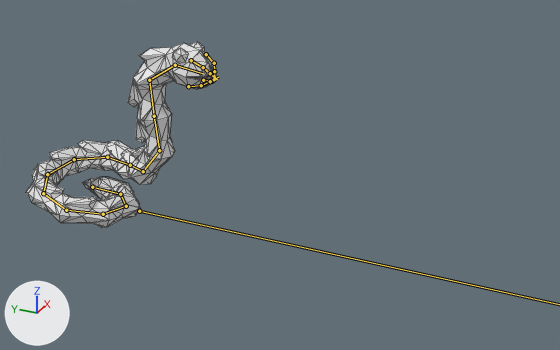
The FBX model AR-Sandbox-master/Assets/Julian/Models/worm8.fbx as it was, and as the next commit left it.
Both versions are drawn from a camera (50 mm lens) standing at (-31.7, -2.2, 20.8) and looking at (1.8, 12.9, 4.0). The axes (+X, +Y, +Z) are drawn at lower left. The lights are the same throughout. Both versions are drawn at frame 1 of the action 'Armature|End'; the numbers are the values there. The bones that bend it are drawn over the model as lines. Mesh edges are drawn as thin lines.

Names of what the first picture shows: 'Worm'.
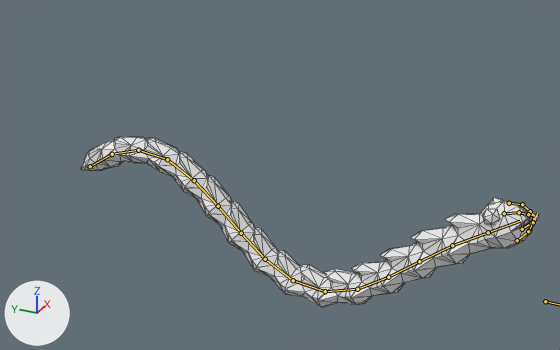
Commit message: Worm controller and animations with root motion.

What differs and where, as boxes (x1, y1, x2, y2) in the pictures (560 x 350 px):
'Worm', posed (139% wider, 9% shorter): before (26, 42, 215, 228); after (81, 137, 535, 307)
bone 'Worm', root to tip: before (92, 187) to (120, 194); after (90, 166) to (112, 154)
bone 'Worm.001', root to tip: before (120, 194) to (126, 206); after (112, 154) to (138, 150)
bone 'Worm.002', root to tip: before (126, 206) to (103, 214); after (138, 150) to (167, 159)
bone 'Worm.003', root to tip: before (103, 214) to (66, 210); after (167, 159) to (194, 180)
bone 'Worm.004', root to tip: before (66, 210) to (43, 193); after (194, 180) to (218, 206)
bone 'Worm.005', root to tip: before (43, 193) to (47, 174); after (218, 206) to (241, 233)
bone 'Worm.006', root to tip: before (47, 174) to (74, 159); after (241, 233) to (265, 259)
bone 'Worm.007', root to tip: before (74, 159) to (107, 157); after (265, 259) to (293, 280)
bone 'Worm.008', root to tip: before (107, 157) to (130, 165); after (293, 280) to (325, 291)
bone 'Worm.009', root to tip: before (130, 165) to (143, 171); after (325, 291) to (357, 289)
bone 'Worm.010', root to tip: before (143, 171) to (159, 150); after (357, 289) to (388, 277)
bone 'Worm.011', root to tip: before (159, 150) to (154, 116); after (388, 277) to (419, 261)
bone 'Worm.013', root to tip: before (149, 80) to (175, 65); after (452, 245) to (488, 232)
bone 'Head', root to tip: before (175, 65) to (202, 73); after (488, 232) to (520, 221)

The edits, one by one:
Bone 'Root' (bone_root) moves from (0.0, -25.0, -2.9) to (0.0, -2.0, -2.9).
Bone 'Worm' (bone_worm) moves from (0.9, 25.0, 2.6) to (0.9, 2.0, 1.2).
Bone 'Worm' (bone_worm) turns from (3, -1, -2) to (-33, -1, -2) degrees about its own x, y and z.
Bone 'Worm.001' (bone_worm_001) turns from (5, -2, -49) to (-16, 0, -1) degrees about its own x, y and z.
Bone 'Worm.002' (bone_worm_002) turns from (5, -2, -48) to (-24, 0, -2) degrees about its own x, y and z.
Bone 'Worm.003' (bone_worm_003) turns from (5, -2, -48) to (-20, 0, -2) degrees about its own x, y and z.
Bone 'Worm.004' (bone_worm_004) turns from (6, -2, -48) to (-10, 0, -2) degrees about its own x, y and z.
Bone 'Worm.005' (bone_worm_005) turns from (7, -4, -45) to (-3, 0, -1) degrees about its own x, y and z.
Bone 'Worm.006' (bone_worm_006) turns from (12, -5, -45) to (4, 0, 0) degrees about its own x, y and z.
Bone 'Worm.007' (bone_worm_007) turns from (3, -1, -45) to (12, 0, 0) degrees about its own x, y and z.
Bone 'Worm.008' (bone_worm_008) turns from (7, -1, -45) to (22, 0, 1) degrees about its own x, y and z.
Bone 'Worm.009' (bone_worm_009) turns from (14, -2, -19) to (23, 0, 1) degrees about its own x, y and z.
Bone 'Worm.010' (bone_worm_010) turns from (38, 0, 30) to (14, 0, 1) degrees about its own x, y and z.
Bone 'Worm.011' (bone_worm_011) turns from (45, 0, 2) to (5, 0, 1) degrees about its own x, y and z.
Bone 'Worm.013' (bone_worm_013) turns from (-64, 2, -1) to (-6, 0, 1) degrees about its own x, y and z.
Bone 'Worm.013' (bone_worm_013) is rescaled from (1.0, 1.0, 1.0) to (1.0, 0.95, 1.0).
Bone 'Head' (bone_head) turns from (-40, 0, 0) to (0, 0, 0) degrees about its own x, y and z.
